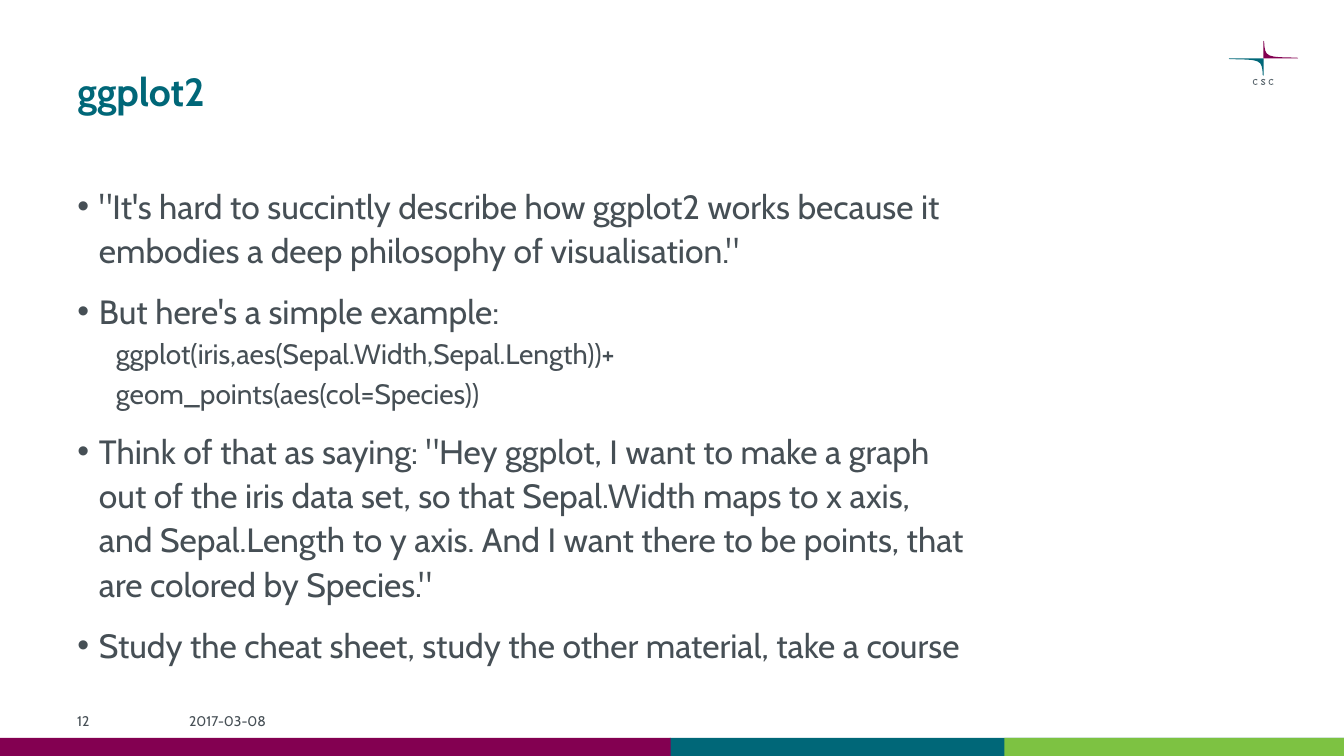
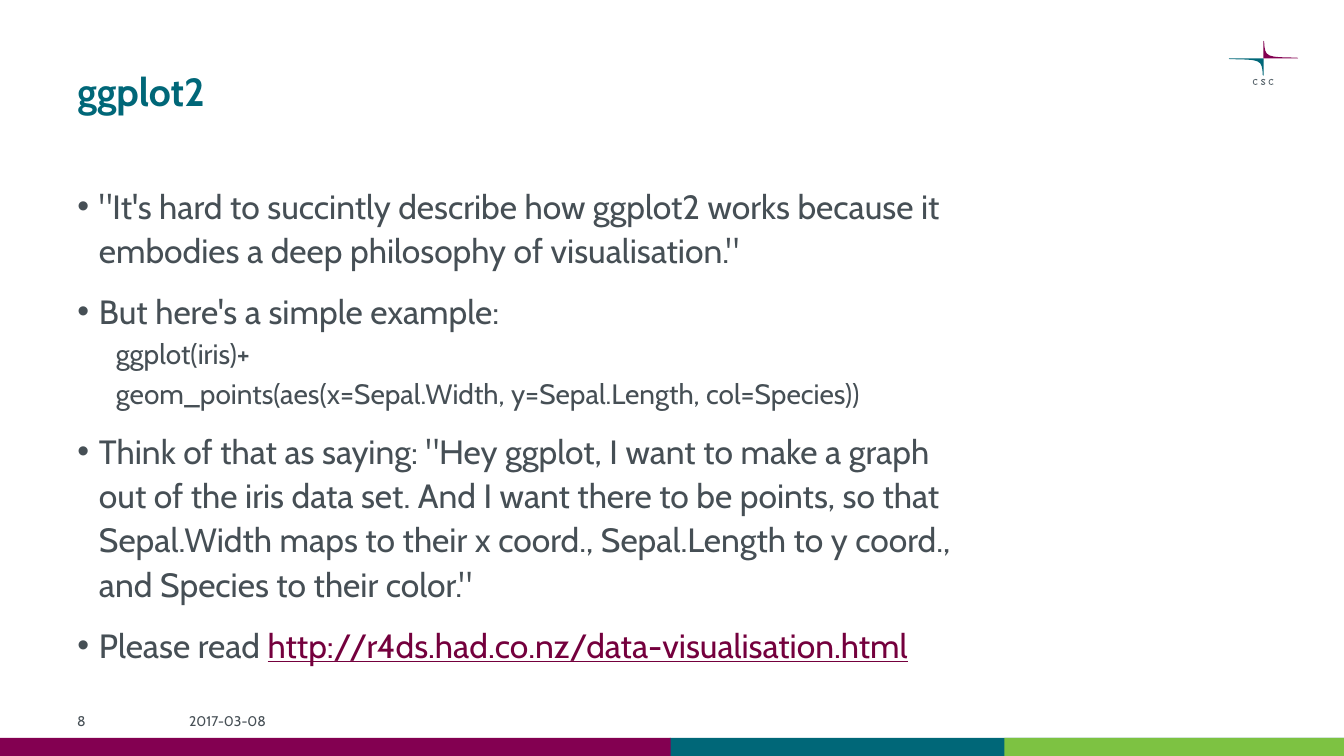
Before and after one commit to csc-training/wrangling-with-R, a slide deck: slide 8 of wrangling_with_r.pptx (slide 12 before the commit). Drawn at 1344x756 pixels with LibreOffice and Linux fonts; fonts in the diff are those of the drawing. Boxes give left, top, right and bottom in pixels: in the first picture for what was removed or moved away, otherwise in the second. Text is boxed around its words. In the diff, an @@ line names an element or a change of style, - is before the commit and + after.

Commit message:
New slides

```diff
--- a/wrangling_with_r.pptx
+++ b/wrangling_with_r.pptx
@@ text at (x1=99, y1=343, x2=950, y2=666): text changed @@
-  ggplot(iris,aes(Sepal.Width,Sepal.Length))+
-  geom_points(aes(col=Species))
-• Think of that as saying: "Hey ggplot, I want to make a graph out of the iris data set, so that Sepal.Width maps to x axis, and Sepal.Length to y axis. And I want there to be points, that are colored by Species."
-• Study the cheat sheet, study the other material, take a course
+  ggplot(iris)+
+  geom_points(aes(x=Sepal.Width, y=Sepal.Length, col=Species))
+• Think of that as saying: "Hey ggplot, I want to make a graph out of the iris data set. And I want there to be points, so that Sepal.Width maps to their x coord., Sepal.Length to y coord., and Species to their color."
+• Please read http://r4ds.had.co.nz/data-visualisation.html
@@ page number at (x1=77, y1=716, x2=86, y2=726): text changed @@
-12
+8
```
Also in this commit, not shown: 4 other slides changed, 2 slides added, 1 other file.
